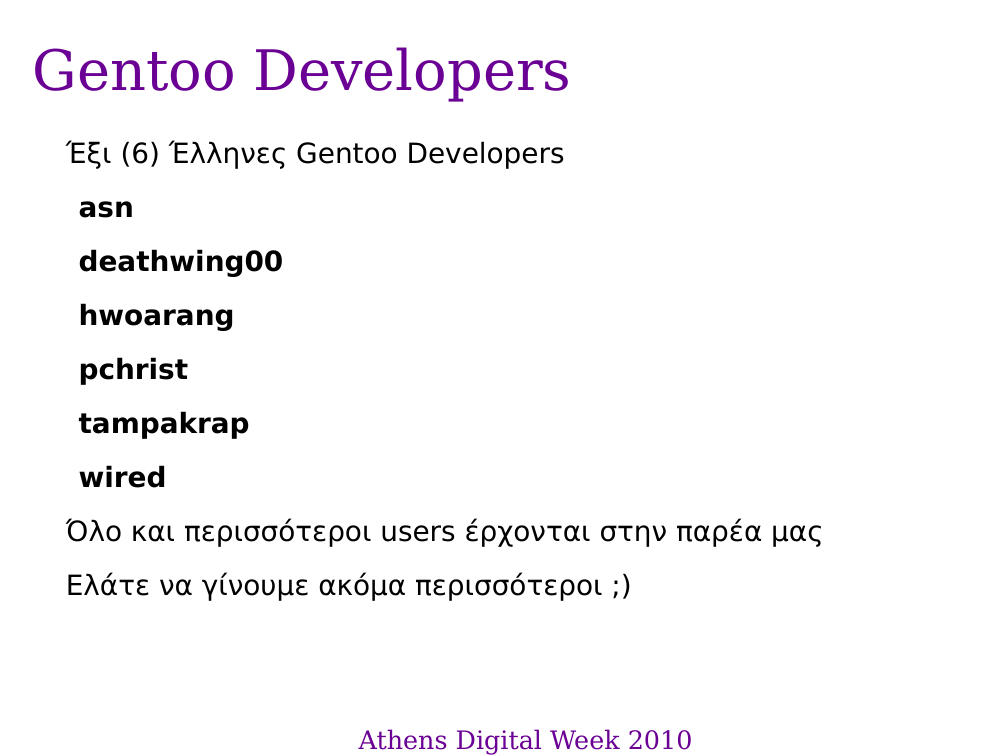
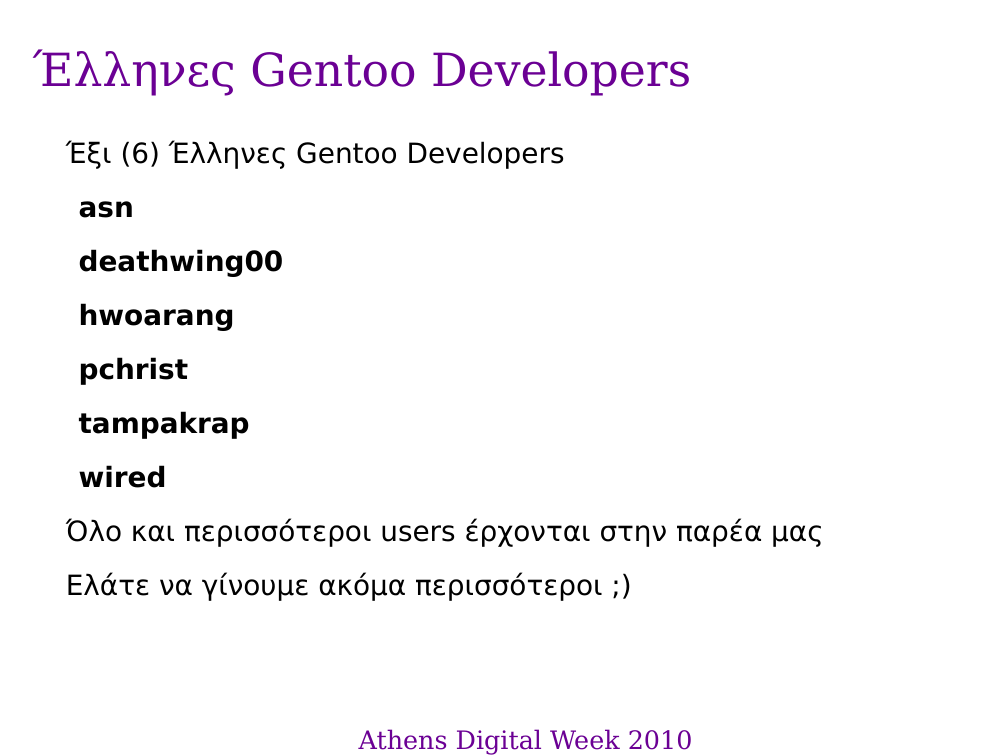
Before and after one commit to gentoo-el/presentations, a slide deck: slide 13 of adw_2010.odp (slide 12 before the commit). Drawn at 1008x756 pixels with LibreOffice and Linux fonts; fonts in the diff are those of the drawing; background and template pictures are left out. Boxes give left, top, right and bottom in pixels: in the first picture for what was removed or moved away, otherwise in the second. Text is boxed around its words. In the diff, an @@ line names an element or a change of style, - is before the commit and + after.

Commit message:
adw_2010: more changes

```diff
--- a/adw_2010.odp
+++ b/adw_2010.odp
@@ title at (x1=32, y1=49, x2=691, y2=96): text changed; size 44 to 36 pt @@
-Gentoo Developers
+Έλληνες Gentoo Developers
```
Also in this commit, not shown: 1 other slide changed, 1 slide added.
